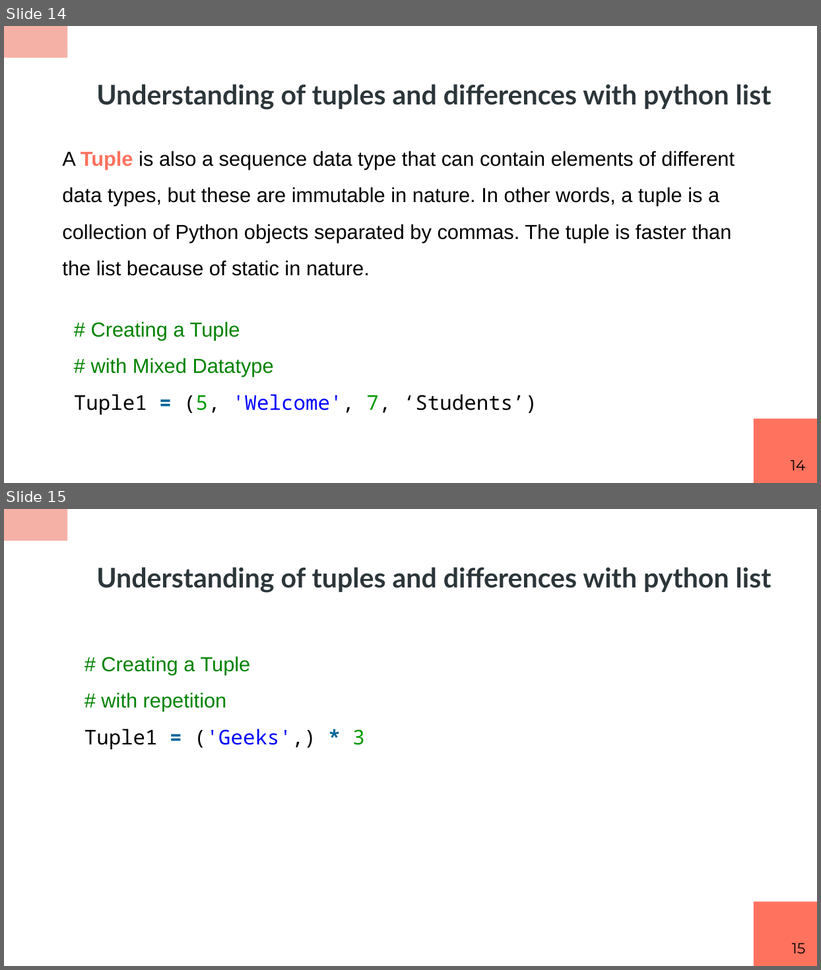
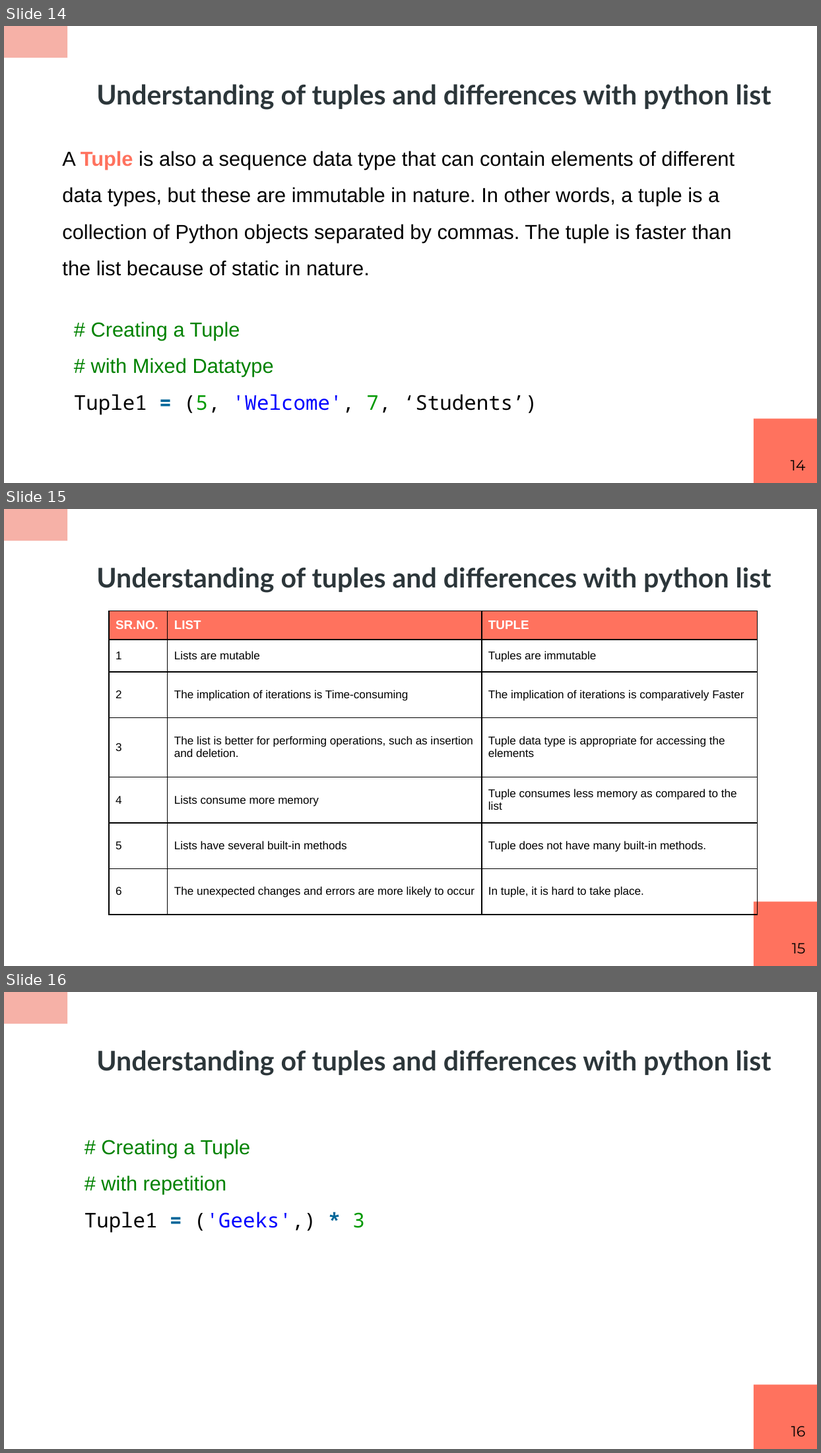
Before and after one commit to RashmivernekarN/ai_with_python_keonics, a slide deck: module2/ppt/Advanced Concepts Using Datastructures.pptx. Shown one above the other, each under a label of ours: slides 14 and 15 before the commit, slides 14, 15 and 16 after it. The pictures are 821x970 and 821x1453 pixels, drawn with LibreOffice and Linux fonts; fonts in the diff are those of the drawing. Boxes give left, top, right and bottom in pixels: in the first picture for what was removed or moved away, otherwise in the second. Text is boxed around its words. In the diff, an @@ line names an element or a change of style, - is before the commit and + after.

```diff
--- a/module2/ppt/Advanced Concepts Using Datastructures.pptx
+++ b/module2/ppt/Advanced Concepts Using Datastructures.pptx
@@ slide 15 added at <box>4,509,817,966</box>, background #FFFFFF; not listed: 2 template elements that a slide beside it also shows @@
@@ title added at <box>96,567,772,593</box>, 24 pt, text #2C363A, bold @@
+Understanding of tuples and differences with python list
@@ table added at <box>109,611,757,916</box>, 7 rows, 3 columns @@
+SR.NO. | LIST | TUPLE
+1 | Lists are mutable | Tuples are immutable
+2 | The implication of iterations is Time-consuming | The implication of iterations is comparatively Faster
+3 | The list is better for performing operations, such as insertion and deletion. | Tuple data type is appropriate for accessing the elements
+4 | Lists consume more memory | Tuple consumes less memory as compared to the list
+5 | Lists have several built-in methods | Tuple does not have many built-in methods.
+6 | The unexpected changes and errors are more likely to occur | In tuple, it is hard to take place.
@@ page number added at <box>792,943,806,954</box>, 13 pt, text #000000 @@
+15
@@ what was slide 15 is now slide 16 @@
@@ page number at <box>791,1426,806,1437</box>: text changed @@
-15
+16
```
Also in this commit, not shown: 3 other files.
